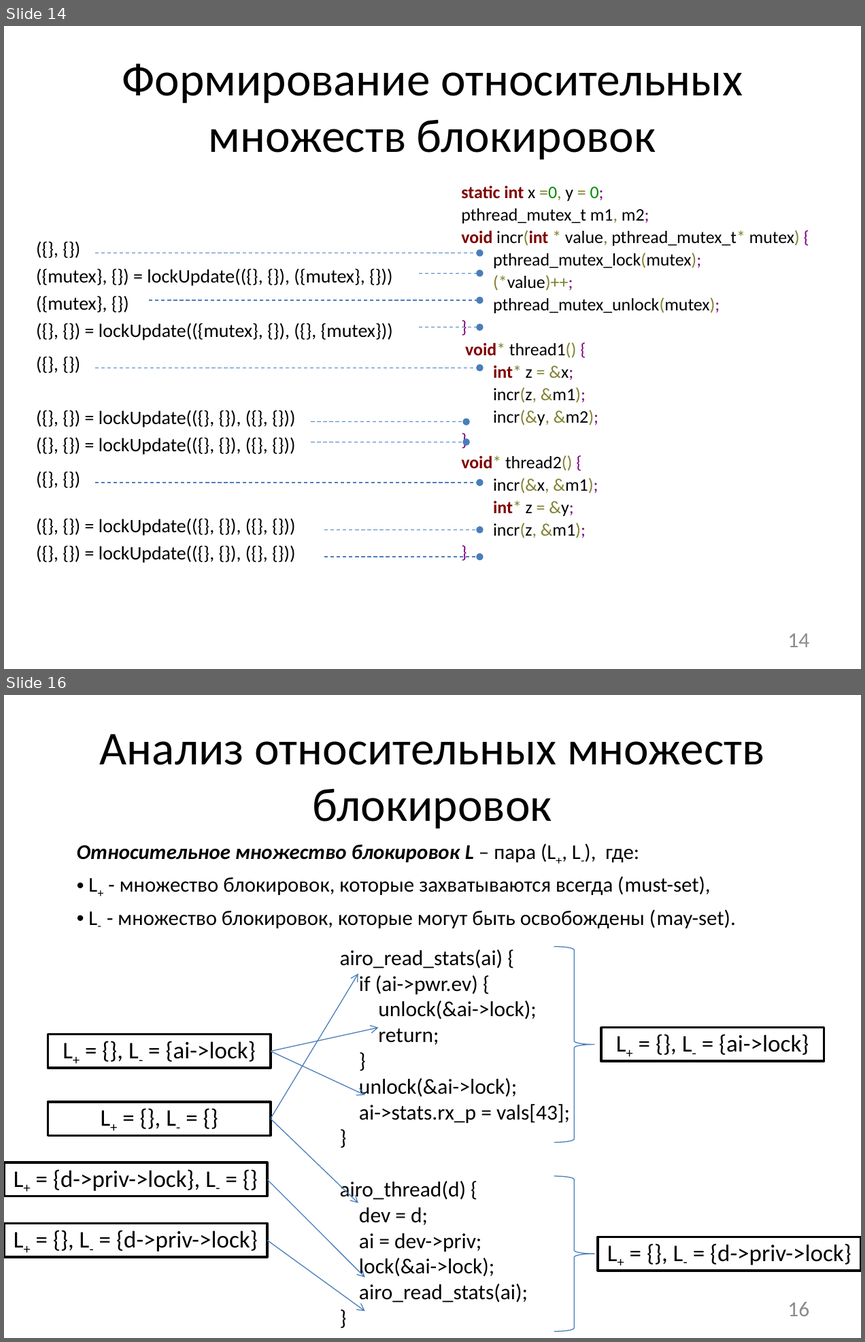
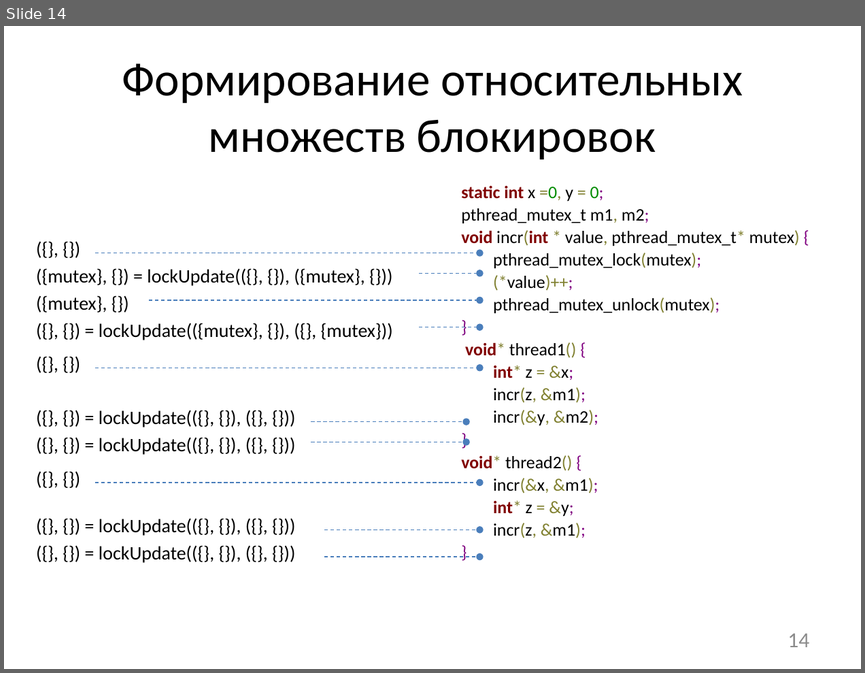
Before and after one commit to afrolovskiy/diplom, a slide deck: presentations/diplom/static race detection.pptx. Shown one above the other, each under a label of ours: slides 14 and 16 before the commit, slide 14 after it; the slides between them are not shown. The pictures are 865x1342 and 865x673 pixels, drawn with LibreOffice and Linux fonts; fonts in the diff are those of the drawing. Boxes give left, top, right and bottom in pixels: in the first picture for what was removed or moved away, otherwise in the second. Text is boxed around its words. In the diff, an @@ line names an element or a change of style, - is before the commit and + after.

```diff
--- a/presentations/diplom/static race detection.pptx
+++ b/presentations/diplom/static race detection.pptx
@@ slide 16 removed at (4, 695, 861, 1338), background #FFFFFF @@
@@ title removed at (100, 734, 764, 829) @@
-Анализ относительных множеств блокировок
@@ text removed at (77, 843, 736, 928) @@
-Относительное множество блокировок L – пара (L+, L-), где:
-• L+ - множество блокировок, которые захватываются всегда (must-set),
-• L- - множество блокировок, которые могут быть освобождены (may-set).
@@ text removed at (340, 949, 570, 1304) @@
-airo_read_stats(ai) {
-if (ai->pwr.ev) {
-unlock(&ai->lock);
-return;
-}
-unlock(&ai->lock);
-ai->stats.rx_p = vals[43];
-}
-airo_thread(d) {
-dev = d;
-ai = dev->priv;
-lock(&ai->lock);
-airo_read_stats(ai);
-}
@@ right brace removed at (554, 946, 594, 1141) @@
@@ arrow removed from (271, 1118) to (358, 974) @@
@@ rectangle removed at (48, 1034, 271, 1068) @@
-L+ = {}, L- = {ai->lock}
@@ arrow removed from (271, 1051) to (379, 1028) @@
@@ rectangle removed at (601, 1028, 824, 1061) @@
-L+ = {}, L- = {ai->lock}
@@ arrow removed from (271, 1051) to (364, 1095) @@
@@ rectangle removed at (48, 1102, 271, 1136) @@
-L+ = {}, L- = {}
@@ arrow removed from (271, 1118) to (358, 1203) @@
@@ rectangle removed at (4, 1162, 267, 1195) @@
-L+ = {d->priv->lock}, L- = {}
@@ arrow removed from (267, 1179) to (364, 1277) @@
@@ right brace removed at (554, 1176, 594, 1331) @@
@@ rectangle removed at (4, 1223, 267, 1256) @@
-L+ = {}, L- = {d->priv->lock}
@@ arrow removed from (267, 1240) to (364, 1311) @@
@@ rectangle removed at (598, 1236, 861, 1270) @@
-L+ = {}, L- = {d->priv->lock}
@@ page number removed at (787, 1302, 809, 1316) @@
-16
```
Also in this commit, not shown: 5 slides changed, 3 slides added, 1 other slide removed, 2 other files.
